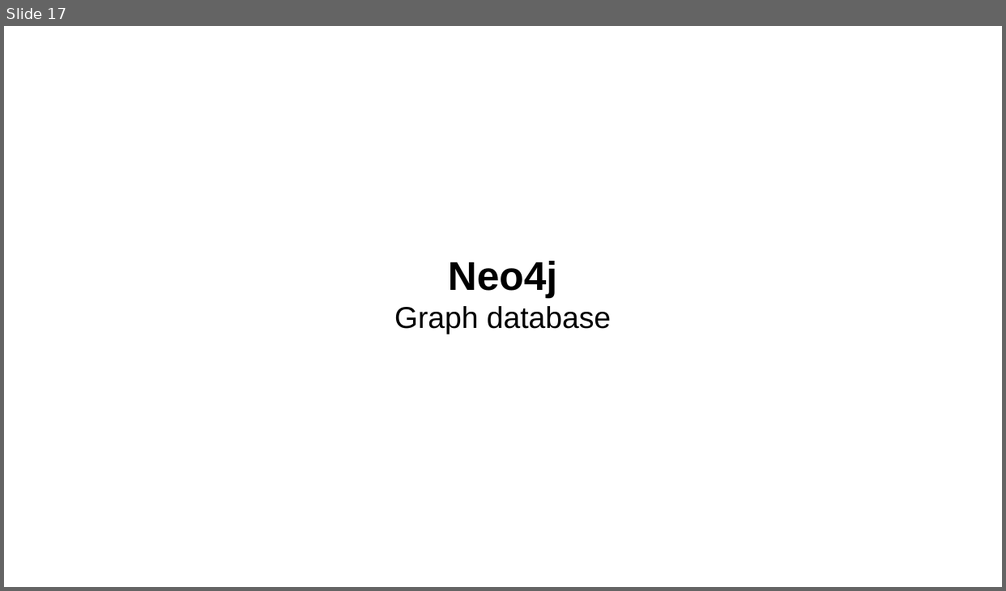
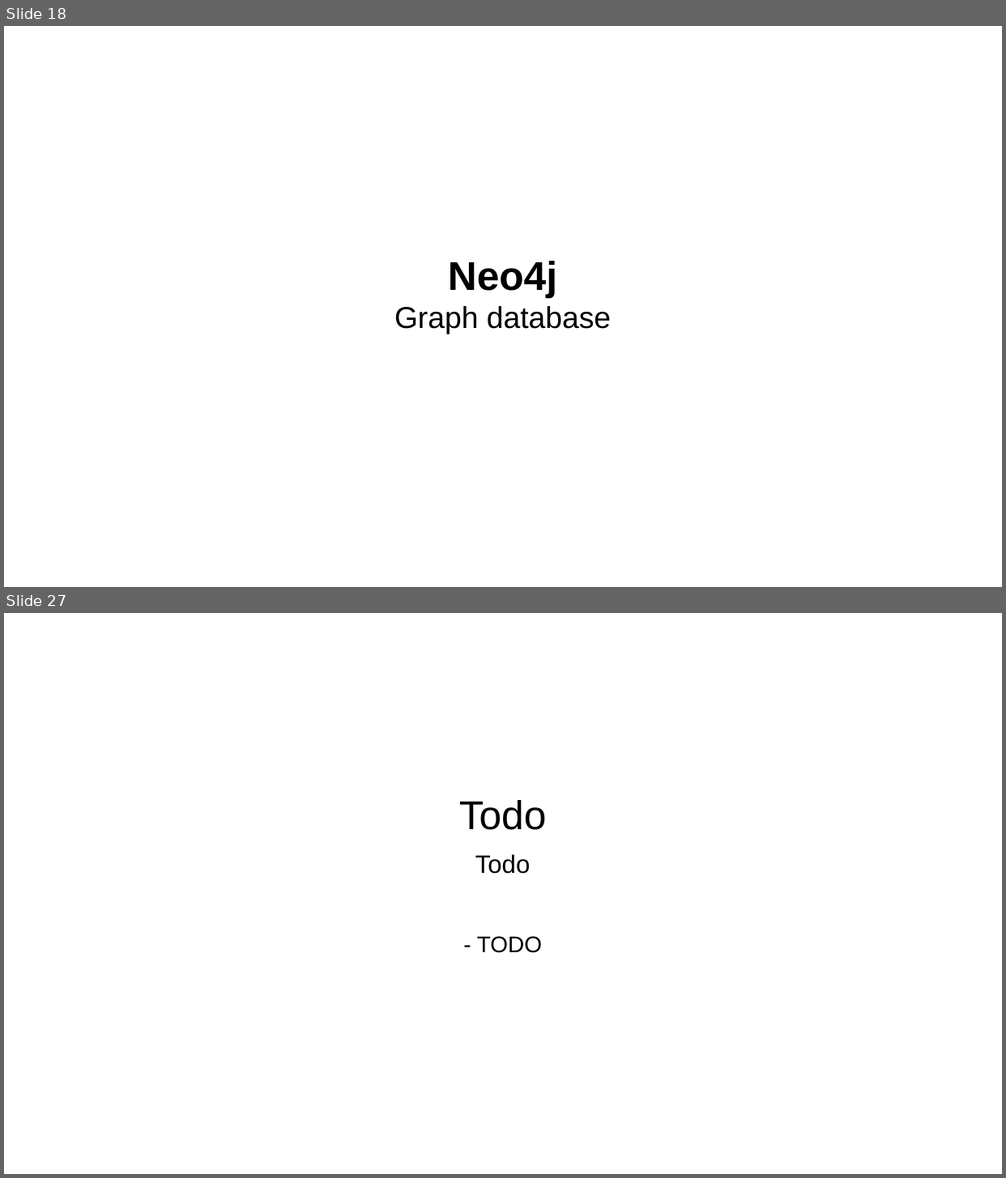
Before and after one commit to skrabbenborg/nosql-talk, a slide deck: presentation/presentation.pptx. Shown one above the other, each under a label of ours: slide 17 before the commit, slides 18 and 27 after it; the slides between them are not shown. The pictures are 1006x591 and 1006x1178 pixels, drawn with LibreOffice and Linux fonts; fonts in the diff are those of the drawing; background and template pictures are left out. Boxes give left, top, right and bottom in pixels: in the first picture for what was removed or moved away, otherwise in the second. Text is boxed around its words. In the diff, an @@ line names an element or a change of style, - is before the commit and + after.

```diff
--- a/presentation/presentation.pptx
+++ b/presentation/presentation.pptx
@@ slide 27 added at box(4, 613, 1002, 1174), background picture (left out) @@
@@ text added at box(459, 800, 547, 953), 18 pt, text #000000 @@
+Todo
+Todo
+- TODO
@@ what was slide 17 is now slide 18 @@
```
Also in this commit, not shown: 3 slides changed, 11 other slides added, 1 slide removed, 12 other files.
